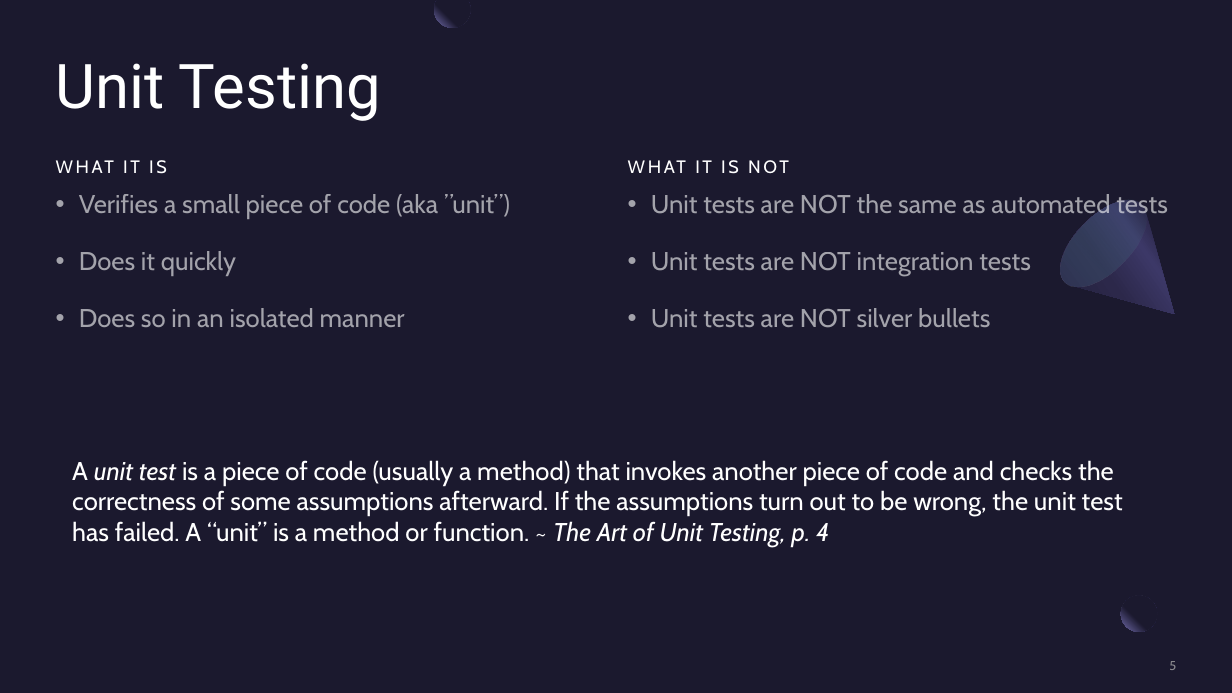
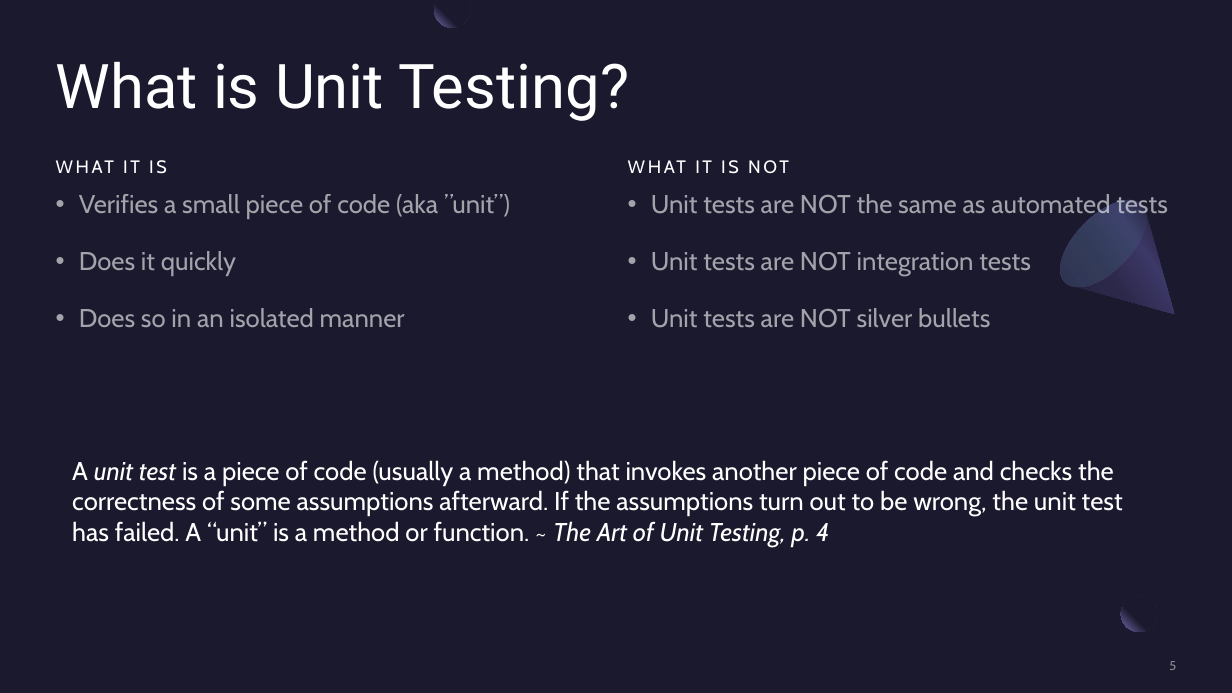
Before and after one commit to Three97/UnitTestingPresentation, a slide deck: slide 5 of PowerPoint/UnitTestingInCSharp.pptx. Drawn at 1232x693 pixels with LibreOffice and Linux fonts; fonts in the diff are those of the drawing. Boxes give left, top, right and bottom in pixels: in the first picture for what was removed or moved away, otherwise in the second. Text is boxed around its words. In the diff, an @@ line names an element or a change of style, - is before the commit and + after.

```diff
--- a/PowerPoint/UnitTestingInCSharp.pptx
+++ b/PowerPoint/UnitTestingInCSharp.pptx
@@ title at [56,61,629,121]: text changed @@
-Unit Testing
+What is Unit Testing?
```
Also in this commit, not shown: 10 other slides changed.
